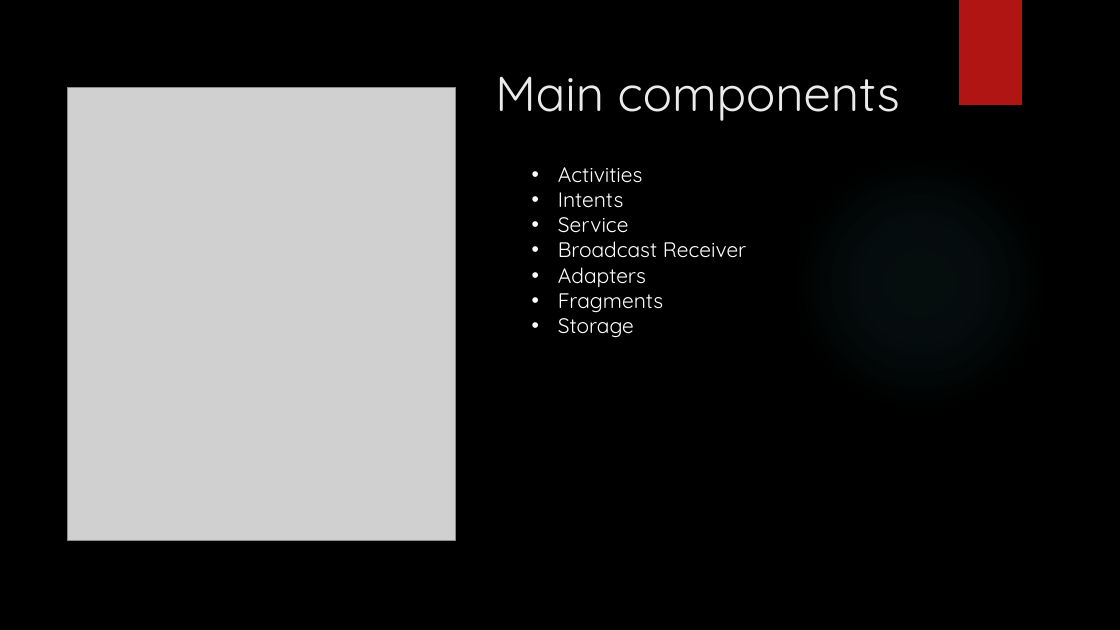
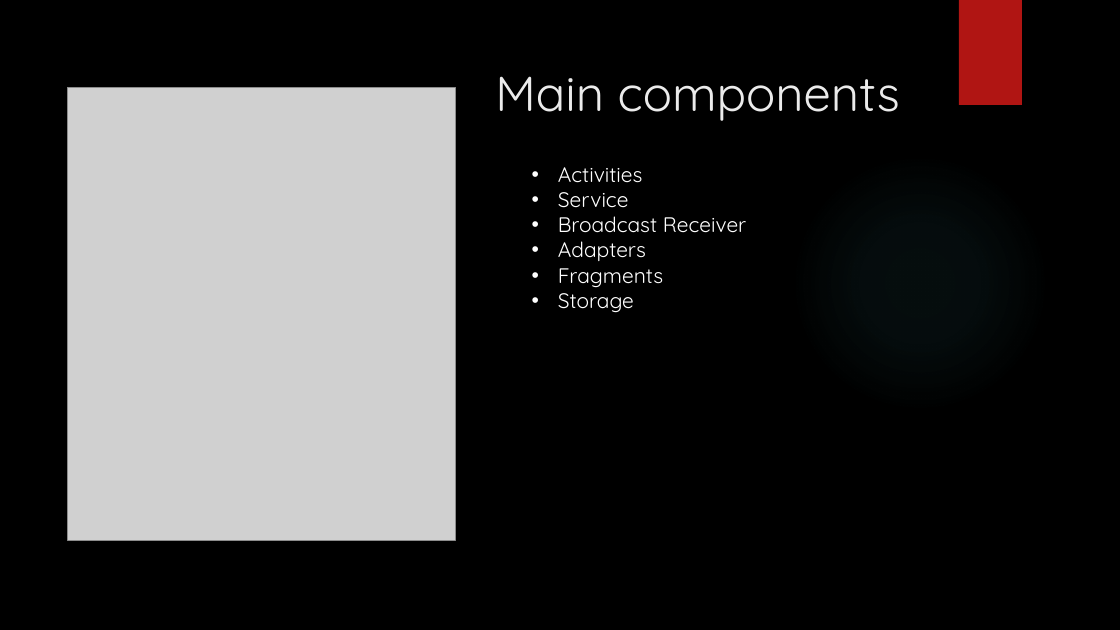
Before and after one commit to liao1994/SMAP, a slide deck: slide 4 of Shine My Room.pptx. Drawn at 1120x630 pixels with LibreOffice and Linux fonts; fonts in the diff are those of the drawing; grey boxes stand for pictures; background and template pictures are left out. Boxes give left, top, right and bottom in pixels: in the first picture for what was removed or moved away, otherwise in the second. Text is boxed around its words. In the diff, an @@ line names an element or a change of style, - is before the commit and + after.

```diff
--- a/Shine My Room.pptx
+++ b/Shine My Room.pptx
@@ text at (558,192,624,208): paragraph removed @@
-• Intents
```
Also in this commit, not shown: 2 other slides changed, 1 other file.
